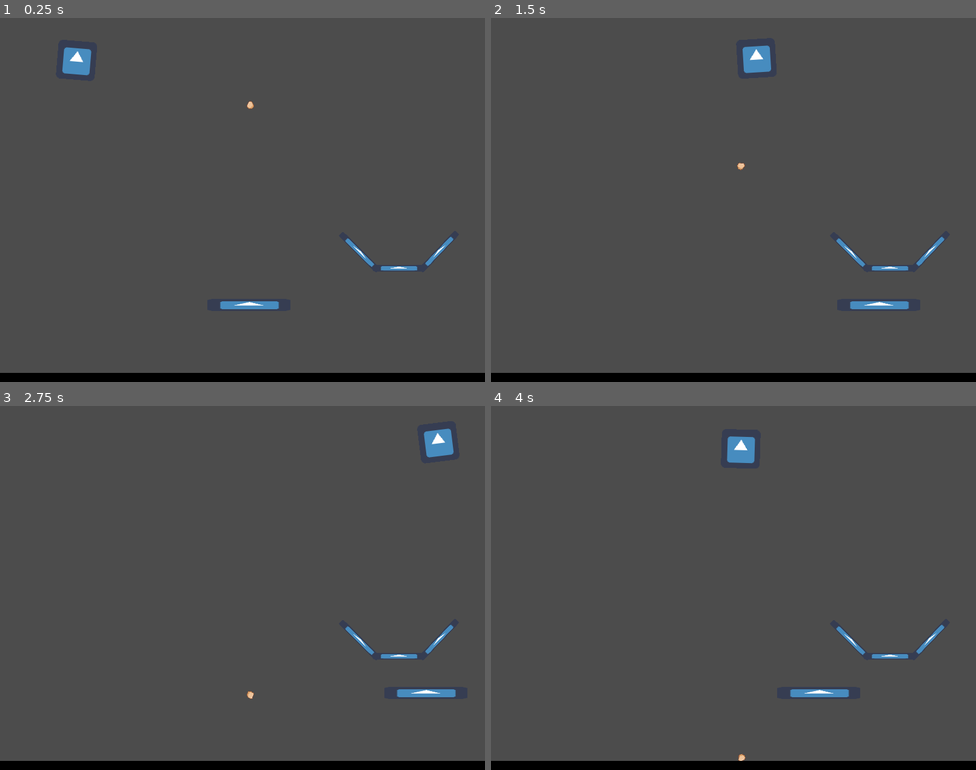
Above: before the commit, frames 1-4 (two rows, left to right).
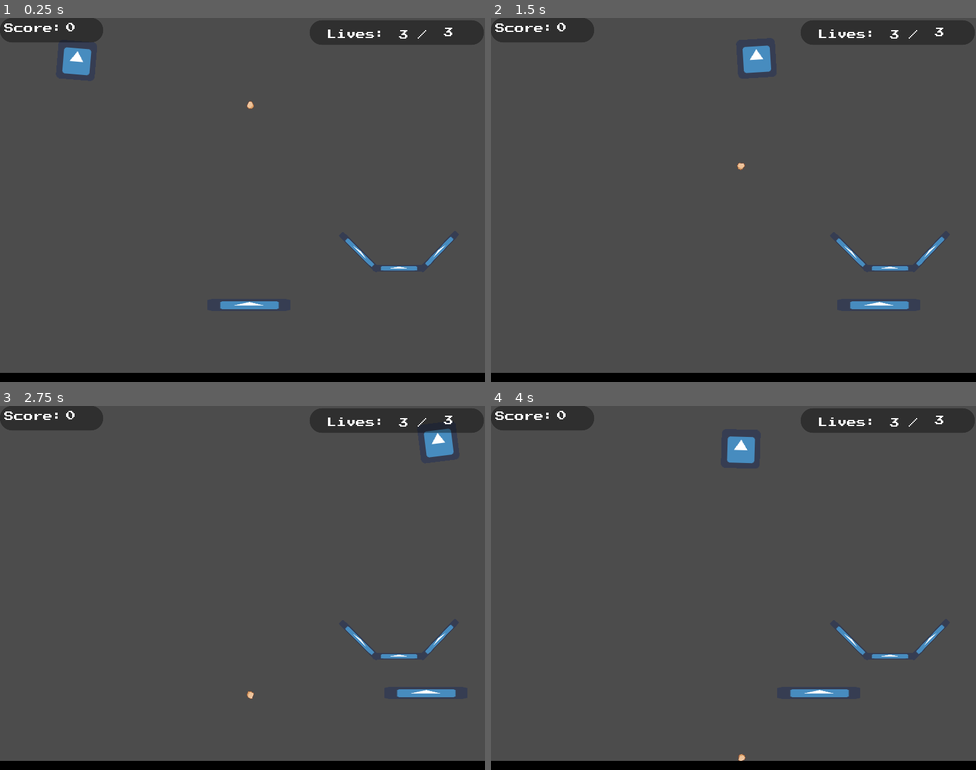
Above: after the commit, the same moments.

Repository: thatnick/fragile
Game: Godot game, scene res://scenes/game.tscn
Same seed, same stepped clock (60 frames per second), same inputs: the game is played once before the commit and once after it. The engine's default icon, where the game draws it, is replaced by a stand-in: a white triangle on a blue panel in a dark square.
Inputs:
- Up to frame 1 (0.25 s): no input
- Up to frame 2 (1.5 s): hold Right (ui_right) 0.53-1.28 s; hold Left (ui_left) from 1.28 s (still down)
- Up to frame 3 (2.75 s): release Left (ui_left) at 2.03 s; hold Right (ui_right) from 2.03 s (still down)
- Up to frame 4 (4 s): release Right (ui_right) at 3.53 s; hold Left (ui_left) from 3.53 s (still down)

The runs differ from the first frame. In frame 1, 3.7% of the frame differs, in the area x 0-100%, y 0-8%; in frame 2, 3.7%; in frame 3, 3.7%; in frame 4, 3.7%.

Commit message:
Make HUD responsive to Manager
The HUD take score, lives and lives_total from the Manager at start and then update as the game progresses.

Diff:
--- a/project.godot
+++ b/project.godot
@@ -7,6 +7,16 @@
 ;   param=value ; assign values to parameters
 
 config_version=4
+
+_global_script_classes=[ {
+"base": "CanvasLayer",
+"class": "HUD",
+"language": "GDScript",
+"path": "res://scripts/hud.gd"
+} ]
+_global_script_class_icons={
+"HUD": ""
+}
 
 [application]
 
--- a/scenes/game.tscn
+++ b/scenes/game.tscn
@@ -6,6 +6,7 @@
 [ext_resource path="res://scenes/floor.tscn" type="PackedScene" id=4]
 [ext_resource path="res://scenes/nest.tscn" type="PackedScene" id=5]
 [ext_resource path="res://scenes/egg_gen.tscn" type="PackedScene" id=6]
+[ext_resource path="res://scenes/hud.tscn" type="PackedScene" id=7]
 
 [node name="Game" type="Node"]
 
@@ -28,3 +29,5 @@
 position = Vector2( 658, 376 )
 
 [node name="EggGen" parent="." instance=ExtResource( 6 )]
+
+[node name="HUD" parent="." instance=ExtResource( 7 )]
--- a/scenes/hud.tscn
+++ b/scenes/hud.tscn
@@ -1,6 +1,7 @@
-[gd_scene load_steps=11 format=2]
+[gd_scene load_steps=12 format=2]
 
 [ext_resource path="res://fonts/PressStart2P-Regular.ttf" type="DynamicFontData" id=1]
+[ext_resource path="res://scripts/hud.gd" type="Script" id=2]
 
 [sub_resource type="StyleBoxFlat" id=1]
 bg_color = Color( 0, 0, 0, 0.380392 )
@@ -38,6 +39,7 @@
 font_data = ExtResource( 1 )
 
 [node name="HUD" type="CanvasLayer"]
+script = ExtResource( 2 )
 
 [node name="Score" type="Panel" parent="."]
 margin_right = 170.0
@@ -58,7 +60,7 @@
 margin_right = 166.0
 margin_bottom = 30.0
 custom_fonts/font = SubResource( 5 )
-text = "0"
+text = "#"
 
 [node name="Lives" type="Panel" parent="."]
 margin_left = 511.0
@@ -81,7 +83,7 @@
 margin_right = 678.0
 margin_bottom = 34.0
 custom_fonts/font = SubResource( 7 )
-text = "3"
+text = "#"
 
 [node name="LivesSlash" type="Label" parent="."]
 margin_left = 689.0
@@ -97,4 +99,4 @@
 margin_right = 751.0
 margin_bottom = 30.0
 custom_fonts/font = SubResource( 9 )
-text = "3"
+text = "#"
--- /dev/null
+++ b/scripts/hud.gd
@@ -0,0 +1,13 @@
+extends CanvasLayer
+class_name HUD
+
+onready var manager: Node = get_node("/root/Manager")
+
+func _ready():
+	$ScoreNum.text = str(manager.score)
+	$LivesNum.text = str(manager.lives)
+	$LivesTotal.text = str(manager.lives_total)
+
+func _physics_process(delta):
+	$ScoreNum.text = str(manager.score)
+	$LivesNum.text = str(manager.lives)
--- a/scripts/manager.gd
+++ b/scripts/manager.gd
@@ -2,7 +2,13 @@
 
 extends Node
 
+
 var rng = RandomNumberGenerator.new()
+
+
+var score: int = 0
+var lives: int = 3
+var lives_total: int = 3
 
 func _ready():
 	rng.randomize()
Not shown: 1 places in scenes/game.tscn that only renumber resources
